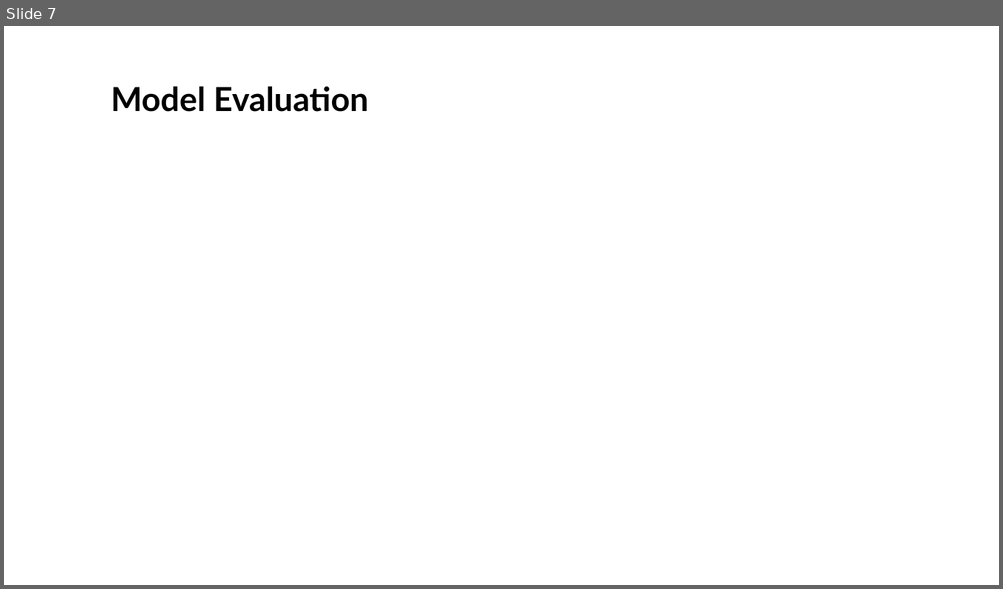
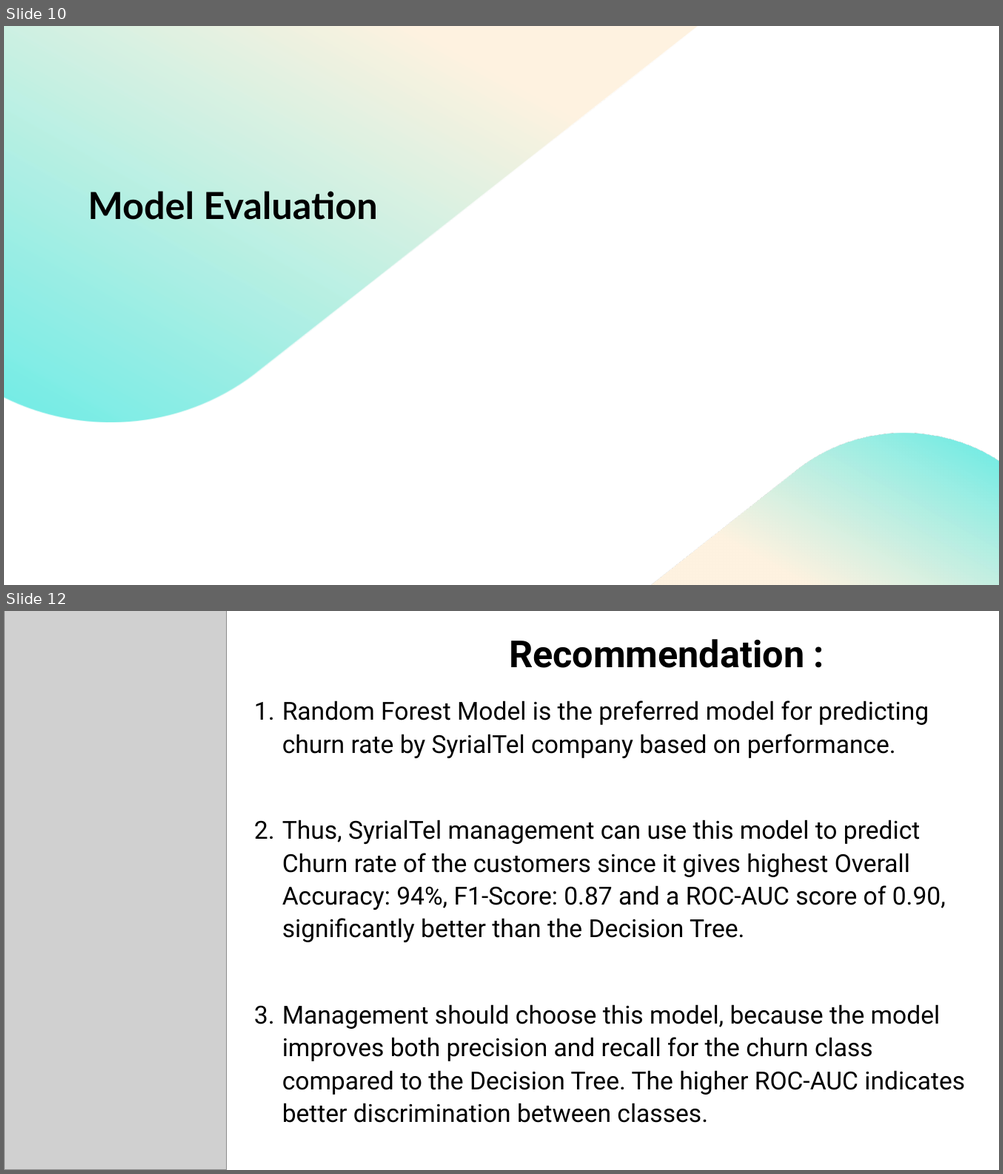
Before and after one commit to DanielKithinji/Phase-3-Data-Science-Project, a slide deck: Customer Churn rate Prediction Model for SyriaTel Company.pptx. Shown one above the other, each under a label of ours: slide 7 before the commit, slides 10 and 12 after it; the slides between them are not shown. The pictures are 1003x589 and 1003x1174 pixels, drawn with LibreOffice and Linux fonts; fonts in the diff are those of the drawing; grey boxes stand for pictures; background and template pictures are left out. Boxes give left, top, right and bottom in pixels: in the first picture for what was removed or moved away, otherwise in the second. Text is boxed around its words. In the diff, an @@ line names an element or a change of style, - is before the commit and + after.

```diff
--- a/Customer Churn rate Prediction Model for SyriaTel Company.pptx
+++ b/Customer Churn rate Prediction Model for SyriaTel Company.pptx
@@ slide 12 added at [4, 611, 999, 1170], background #FFFFFF @@
@@ picture added at [4, 611, 226, 1170] @@
@@ title added at [509, 639, 804, 668], 36 pt, text #000000, bold @@
+Recommendation :
@@ text added at [282, 701, 965, 1123], 24 pt, text #000000 @@
+1. Random Forest Model is the preferred model for predicting churn rate by SyrialTel company based on performance.
+2. Thus, SyrialTel management can use this model to predict Churn rate of the customers since it gives highest Overall Accuracy: 94%, F1-Score: 0.87 and a ROC-AUC score of 0.90, significantly better than the Decision Tree.
+3. Management should choose this model, because the model improves both precision and recall for the churn class compared to the Decision Tree. The higher ROC-AUC indicates better discrimination between classes.
@@ what was slide 7 is now slide 10 @@
@@ slide 10 changed as well @@
@@ rectangle added at [4, 26, 999, 585], fill #FFFFFF @@
@@ freeform shape added at [4, 26, 705, 424], fill gradient #FEEFD9 to #58EAE3 @@
@@ title "Model Evaluation": place and size @@
-title "Model Evaluation" at [111, 86, 368, 112]
+title "Model Evaluation" at [88, 191, 377, 220]
@@ title "Model Evaluation" at [88, 191, 377, 220]: size 32 to 36 pt; line spacing 0.9 to 1 @@
@@ freeform shape added at [477, 302, 999, 585], fill gradient #FEEFD9 to #58EAE3 @@
@@ freeform shape added at [646, 432, 999, 585], fill gradient #FEEFD9 to #58EAE3 @@
```
Also in this commit, not shown: 6 other slides changed, 6 other slides added, 3 other files.
